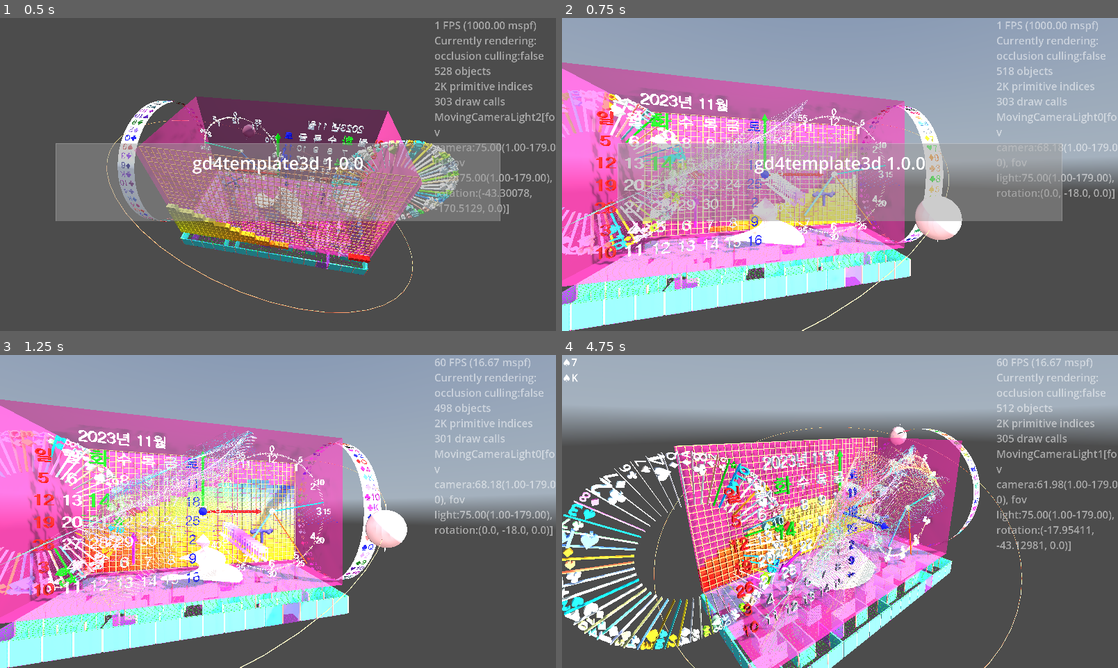
Above: before the commit, frames 1-4 (two rows, left to right).
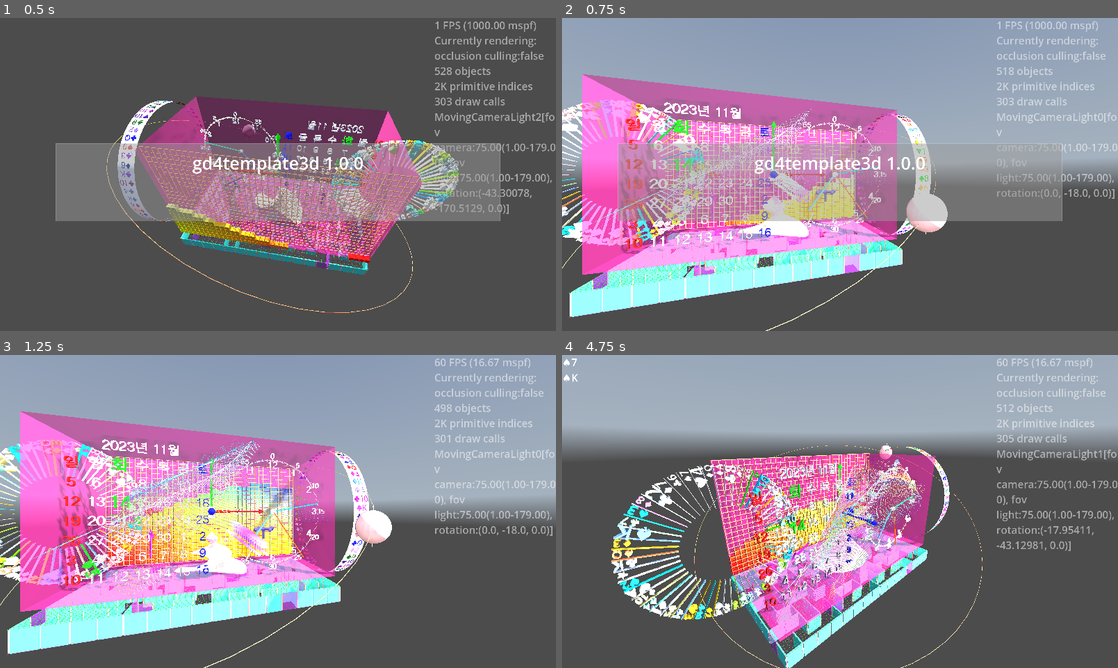
Above: after the commit, the same moments.

Repository: kasworld/gd4template3d
Game: Godot game, scene res://main.tscn
The game is run twice, just before and just after one commit, with the same random seed, the same clock (stepped at 60 frames per second) and the same inputs. A sky picture missing from this copy of the repository is replaced by a grey-blue gradient.
Inputs (mouse positions are in pixels of both pictures, inside the frame that each line leads up to):
- Up to frame 1 (0.5 s): no input
- Up to frame 2 (0.75 s): tap Enter at 0.5 s; move the mouse to (962, 158) at 0.52 s; hold Right from 0.53 s (still down); tap Delete at 0.6 s; click (962, 158) at 0.67 s
- Up to frame 3 (1.25 s): keep holding Right
- Up to frame 4 (4.75 s): move the mouse to (728, 527) at 1.27 s; release Right at 1.28 s; hold Down 1.28-2.03 s; tap Delete at 1.35, 2.3, 3.05, 3.8, 4.35 s; move the mouse to (895, 442) at 2.02 s; hold Right 2.03-2.78 s; tap Q at 2.1 s; move the mouse to (812, 574) at 2.77 s; hold Up 2.78-3.53 s; tap E at 2.85 s; click (812, 574) at 2.92 s; move the mouse to (1006, 558) at 3.52 s; hold Left from 3.53 s (still down); tap Enter at 3.6 s; move the mouse to (673, 464) at 4.27 s

Frame 1 is identical in both runs. In frame 2, 30% of the frame differs, in the area x 0-91%, y 14-100%; in frame 3, 33%; in frame 4, 43%, in the area x 0-100%, y 18-100%.

Commit message:
change fov key

Diff:
--- a/main.gd
+++ b/main.gd
@@ -317,8 +317,8 @@
 var key2fn = {
 	KEY_ESCAPE:_on_button_esc_pressed,
 	KEY_ENTER:_on_카메라변경_pressed,
-	KEY_INSERT:_on_button_fov_up_pressed,
-	KEY_DELETE:_on_button_fov_down_pressed,
+	KEY_PAGEUP:_on_button_fov_up_pressed,
+	KEY_PAGEDOWN:_on_button_fov_down_pressed,
 }
 func _unhandled_input(event: InputEvent) -> void:
 	if event is InputEventKey and event.pressed:
